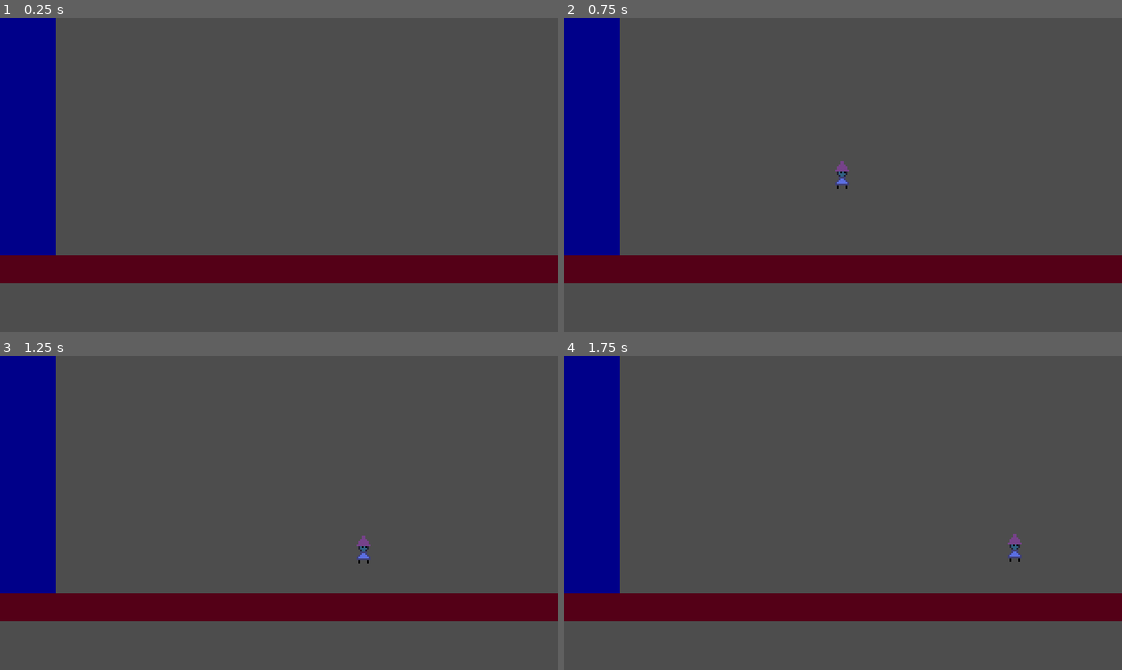
Above: before the commit, frames 1-4 (two rows, left to right).
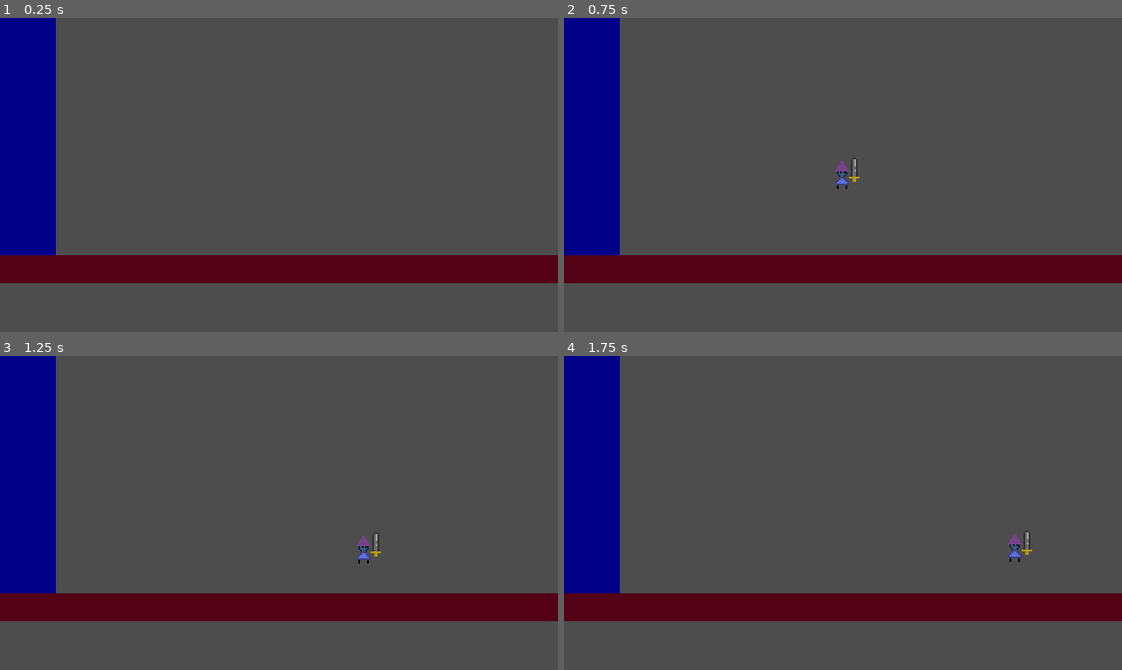
Above: after the commit, the same moments.

Repository: Vetle-Dyngeland/godot_platformer
Game: Godot game, scene res://scenes/world.tscn
The game is run twice, just before and just after one commit, with the same random seed, the same clock (stepped at 60 frames per second) and the same inputs.
Inputs:
- Up to frame 1 (0.25 s): no input
- Up to frame 2 (0.75 s): hold Right (move_right) from 0.53 s (still down); hold X (attack, bound only after the commit) from 0.53 s (still down)
- Up to frame 3 (1.25 s): keep holding Right (move_right); keep holding X (attack, bound only after the commit); tap C (jump) at 0.77, 0.8, 1.07 s
- Up to frame 4 (1.75 s): keep holding Right (move_right); release X (attack, bound only after the commit) at 1.28 s; tap C (jump) at 1.35, 1.52 s; tap X (attack, bound only after the commit) at 1.55 s

Frame 1 is identical in both runs. In frame 2, less than 0.1% of the frame differs, in the area x 51-53%, y 44-53%; in frame 3, less than 0.1%; in frame 4, less than 0.1%.

Commit message:
i dont remember it all lol
added incomplete base weapons script
added sprite flipping when turning around
cleaned up + improved(?) some movement scripts

Diff:
--- a/project.godot
+++ b/project.godot
@@ -53,6 +53,11 @@
 "events": [Object(InputEventKey,"resource_local_to_scene":false,"resource_name":"","device":-1,"window_id":0,"alt_pressed":false,"shift_pressed":false,"ctrl_pressed":false,"meta_pressed":false,"pressed":false,"keycode":0,"physical_keycode":67,"key_label":0,"unicode":99,"echo":false,"script":null)
 ]
 }
+attack={
+"deadzone": 0.5,
+"events": [Object(InputEventKey,"resource_local_to_scene":false,"resource_name":"","device":-1,"window_id":0,"alt_pressed":false,"shift_pressed":false,"ctrl_pressed":false,"meta_pressed":false,"pressed":false,"keycode":0,"physical_keycode":88,"key_label":0,"unicode":120,"echo":false,"script":null)
+]
+}
 
 [rendering]
 
--- a/scenes/player.tscn
+++ b/scenes/player.tscn
@@ -1,18 +1,39 @@
-[gd_scene load_steps=4 format=3 uid="uid://by85b6trln3hu"]
+[gd_scene load_steps=5 format=3 uid="uid://by85b6trln3hu"]
 
 [ext_resource type="Script" path="res://scripts/player/player.gd" id="1_a725r"]
 [ext_resource type="Texture2D" uid="uid://1nlj5cybuxvr" path="res://imports/sprites/test.png" id="2_u5wcy"]
+[ext_resource type="PackedScene" uid="uid://cxn4cc1nfeqgy" path="res://scenes/sword.tscn" id="3_2tw83"]
 
 [sub_resource type="RectangleShape2D" id="RectangleShape2D_eoy61"]
 size = Vector2(6, 14)
 
 [node name="Player" type="CharacterBody2D"]
 script = ExtResource("1_a725r")
+max_speed = null
+acceleration_force = null
+decceleration_force = null
+air_control_multi = null
+air_friction_multi = null
+max_speed_friction_multi = null
+turnaround_multi = null
+max_speed_acceleration_divi = null
+jump_force = null
+walljump_force = null
+jump_release_multi = null
+coyote_time = null
+jump_buffer_time = null
+held_down_gravity_multi = null
+terminal_fall_velocity = null
+held_down_fall_velocity_multi = null
 metadata/_edit_lock_ = true
 
 [node name="Sprite" type="Sprite2D" parent="."]
 texture = ExtResource("2_u5wcy")
 
+[node name="Sword" parent="Sprite" instance=ExtResource("3_2tw83")]
+position = Vector2(7, -4)
+metadata/_edit_group_ = true
+
 [node name="Collider" type="CollisionShape2D" parent="."]
 position = Vector2(0, 1)
 shape = SubResource("RectangleShape2D_eoy61")
--- /dev/null
+++ b/scenes/sword.tscn
@@ -0,0 +1,8 @@
+[gd_scene load_steps=3 format=3 uid="uid://cxn4cc1nfeqgy"]
+
+[ext_resource type="Texture2D" uid="uid://dx4b2eo1fdjbv" path="res://imports/sprites/sword_test.png" id="1_b7ve0"]
+[ext_resource type="Script" path="res://scripts/weapons/melee.gd" id="2_bgwyc"]
+
+[node name="Sword" type="Sprite2D"]
+texture = ExtResource("1_b7ve0")
+script = ExtResource("2_bgwyc")
--- a/scenes/world.tscn
+++ b/scenes/world.tscn
@@ -30,3 +30,19 @@
 
 [node name="Player" parent="." instance=ExtResource("1_xo1u8")]
 position = Vector2(152, 0)
+max_speed = null
+acceleration_force = null
+decceleration_force = null
+air_control_multi = null
+air_friction_multi = null
+max_speed_friction_multi = null
+turnaround_multi = null
+max_speed_acceleration_divi = null
+jump_force = null
+walljump_force = null
+jump_release_multi = null
+coyote_time = null
+jump_buffer_time = null
+held_down_gravity_multi = null
+terminal_fall_velocity = null
+held_down_fall_velocity_multi = null
--- a/scripts/player/movement/horizontal_movement.gd
+++ b/scripts/player/movement/horizontal_movement.gd
@@ -4,7 +4,9 @@
 var decceleration_force := 500.0 # Force applied when deccelerating
 var air_control_multi := 0.7 # How much acceleration is multiplied with when in the air
 var air_friction_multi := 0.1 # How much decceleration is multiplied with when in the air
+var max_speed_friction_multi := 0.5 # How much decceleration is multiplied with when above max speed and moving the same direction
 var turnaround_multi := 2.0 # How much acceleration is multiplied with when velocity and input does not match up
+var max_speed_acceleration_divi := 1.5 # How much acceleration is divided with (along with how much over the "max" is) when over "max" speed
 
 var _body: CharacterBody2D
 
@@ -16,7 +18,9 @@
     decceleration_force_: float,
     air_control_multi_: float,
     air_friction_multi_: float,
-    turnaround_multi_: float
+    max_speed_friction_multi_: float,
+    turnaround_multi_: float,
+    max_speed_acceleration_divi_: float,
     ):
     _body = character_body
     # If the given function property is not null, set the variable to the property
@@ -25,13 +29,20 @@
     if decceleration_force_: decceleration_force = decceleration_force_
     if air_control_multi_: air_control_multi = air_control_multi_
     if air_friction_multi_: air_friction_multi = air_friction_multi_
+    if max_speed_friction_multi_: max_speed_friction_multi = max_speed_friction_multi_
     if turnaround_multi_: turnaround_multi = turnaround_multi_
+    if max_speed_acceleration_divi_: max_speed_acceleration_divi = max_speed_acceleration_divi_
 
 func update(delta: float, direction: float):
     # If actually pressing keys
-    if abs(direction) > 0:
+    var should_accelerate = abs(direction) > 0
+    if should_accelerate:
         _accelerate(delta, direction)
-    else: _deccelerate(delta)
+
+    var should_deccelerate = abs(_body.velocity.x) > max_speed && sign(direction) == sign(_body.velocity.x) && _body.is_on_floor()
+
+    if !should_accelerate || should_deccelerate:
+        _deccelerate(delta, direction)
 
 func _accelerate(delta: float, direction: float):
     var accel = acceleration_force * delta
@@ -42,11 +53,21 @@
     if sign(direction) != sign(_body.velocity.x):
         accel *= turnaround_multi
 
+    # If moving faster than the max speed and moving in the same direction, you should
+    # accelerate slower
+    if abs(_body.velocity.x) > max_speed && sign(direction) == sign(_body.velocity.x):
+        _body.velocity.x += accel * direction / ((abs(max_speed) - abs(_body.velocity.x)) * max_speed_acceleration_divi)
+        return
+
     _body.velocity.x = move_toward(_body.velocity.x, max_speed * direction, accel)
 
-func _deccelerate(delta: float):
+func _deccelerate(delta: float, direction: float):
     var deccel = decceleration_force * delta
     if not _body.is_on_floor():
         deccel *= air_friction_multi
 
+    # If moving faster than the max speed, you should deccelerate slower
+    if abs(_body.velocity.x) > max_speed && sign(direction) == sign(_body.velocity.x):
+        deccel *= max_speed_friction_multi
+
     _body.velocity.x = move_toward(_body.velocity.x, 0, deccel)
--- a/scripts/player/movement/jumper.gd
+++ b/scripts/player/movement/jumper.gd
@@ -4,11 +4,15 @@
 var jump_release_multi := 0.35 # When you release jump after a jump, how much should y velocity be multiplied by
 var coyote_time := 0.175 # For how long can you jump after walked off a platform
 var jump_buffer_time := 0.2 # For how long can you jump before touching a platform
+var walljump_force := Vector2(300.0, 200.0)
 
 # MUTABLE
 var _coyote_timer := 0.0 # The timer related to coyote_time
+var _wall_coyote_timer := 0.0 # The timer related to coyote_time
 var _jump_buffer := 0.0 # The timer related to jump_buffer_time
+
 var _can_release_jump := false # If you can release jump after the jump or not, turns false when y velocity is more than zero and when you release jump
+var _current_wall_normal = 0
 
 # EXTERNAL REFERENCES
 var _body: CharacterBody2D # The physics body the movement is applied to
@@ -18,7 +22,8 @@
     jump_force_: float,
     jump_release_multi_: float,
     coyote_time_: float,
-    jump_buffer_time_: float
+    jump_buffer_time_: float,
+    walljump_force_: Vector2
     ):
     _body = character_body
     # If the given function property is not null, set the variable to the property
@@ -26,6 +31,7 @@
     if jump_release_multi_: jump_release_multi = jump_release_multi_
     if coyote_time_: coyote_time = coyote_time_
     if jump_buffer_time_: jump_buffer_time = jump_buffer_time_
+    if walljump_force_: walljump_force = walljump_force_
 
 # input is of type res://scripts/player/input.gd/InputAction
 func update(delta: float, input):
@@ -33,18 +39,27 @@
     _handle_jump_release(input)
 
     # If grounded and pressed jump, then jump
-    var should_jump = _coyote_timer < coyote_time && _jump_buffer < jump_buffer_time
+    var should_jump := _coyote_timer < coyote_time && _jump_buffer < jump_buffer_time
     if should_jump:
         jump(Vector2.UP * jump_force)
+
+    var should_walljump := _wall_coyote_timer < coyote_time && _jump_buffer < jump_buffer_time
+    if should_walljump:
+        jump(Vector2(_current_wall_normal, -1) * walljump_force)
 
 func _jump_timers(delta: float, input):
     _jump_buffer += delta
     _coyote_timer += delta
+    _wall_coyote_timer += delta
     if input.just_pressed():
         _jump_buffer = 0.0
 
     if _body.is_on_floor():
         _coyote_timer = 0.0
+
+    if _body.is_on_wall():
+        _wall_coyote_timer = 0.0
+        _current_wall_normal = _body.get_wall_normal().x
 
     if _body.velocity.y > 0.0:
         _can_release_jump = false
@@ -59,6 +74,7 @@
 func jump(jump_force: Vector2):
     # Reset timers
     _coyote_timer = coyote_time
+    _wall_coyote_timer = coyote_time
     _jump_buffer = jump_buffer_time
     _can_release_jump = true
 
--- a/scripts/player/player.gd
+++ b/scripts/player/player.gd
@@ -6,10 +6,13 @@
 @export var decceleration_force := 500.0 # Force applied when deccelerating
 @export var air_control_multi := 0.7 # How much acceleration is multiplied with when in the air
 @export var air_friction_multi := 0.1 # How much decceleration is multiplied with when in the air
+@export var max_speed_friction_multi := 0.5 # How much decceleration is multiplied with when above max speed and moving the same direction
 @export var turnaround_multi := 2.0 # How much acceleration is multiplied with when velocity and input does not match up
+@export var max_speed_acceleration_divi := 1.5 # How much acceleration is divided with (along with how much over the "max" is) when over "max" speed
 
 @export_category("Jumper")
 @export var jump_force := 250.0
+@export var walljump_force := Vector2(250.0, 200.0)
 @export var jump_release_multi := 0.35
 @export var coyote_time := 0.175
 @export var jump_buffer_time := 0.2
@@ -19,35 +22,58 @@
 @export var terminal_fall_velocity := 400.0 # Max speed you can fall
 @export var held_down_fall_velocity_multi := 1.5 # How much terminal velocity increases when you hold "move_down"
 
-var input = PlayerInputs.new();
+var input: PlayerInputs
+var horizontal_movement: HorizontalMovement
+var jumper: Jumper
+var gravity: Gravity
+var visuals: PlayerVisuals
 
-var horizontal_movement = HorizontalMovement.new(
-    $".",
-    max_speed,
-    acceleration_force,
-    decceleration_force,
-    air_control_multi,
-    air_friction_multi,
-    turnaround_multi
-)
+func _ready() -> void:
+    input = PlayerInputs.new();
 
-var jumper = Jumper.new(
-    $".",
-    jump_force,
-    jump_release_multi,
-    coyote_time,
-    jump_buffer_time
-)
+    horizontal_movement = HorizontalMovement.new(
+        $".",
+        max_speed,
+        acceleration_force,
+        decceleration_force,
+        air_control_multi,
+        air_friction_multi,
+        max_speed_friction_multi,
+        turnaround_multi,
+        max_speed_acceleration_divi
+    )
 
-var gravity = Gravity.new(
-    $".",
-    held_down_gravity_multi,
-    terminal_fall_velocity,
-    held_down_fall_velocity_multi
-)
+    jumper = Jumper.new(
+        $".",
+        jump_force,
+        jump_release_multi,
+        coyote_time,
+        jump_buffer_time,
+        walljump_force
+    )
+
+    gravity = Gravity.new(
+        $".",
+        held_down_gravity_multi,
+        terminal_fall_velocity,
+        held_down_fall_velocity_multi
+    )
+
+    var sprite: Sprite2D = null
+    for child in get_children():
+        if child is Sprite2D:
+            sprite = child
+    if sprite == null:
+        print("You need a Sprite2D attached to the player")
+
+    visuals = PlayerVisuals.new(
+        sprite,
+    )
+
 
 func _process(_delta: float) -> void:
     input.update()
+    visuals.update(input.horizontal_input.get_input())
 
 func _physics_process(delta: float) -> void:
     horizontal_movement.update(delta, input.horizontal_input.get_input())
--- /dev/null
+++ b/scripts/player/visuals.gd
@@ -0,0 +1,23 @@
+class_name PlayerVisuals
+
+var _sprite: Sprite2D
+
+func _init(sprite: Sprite2D):
+    _sprite = sprite
+
+func update(input: float) -> void:
+    var should_flip_sprite = input < 0 != _sprite.flip_h
+
+    if should_flip_sprite:
+        _flip_sprite(input)
+
+func _flip_sprite(input: float):
+    _sprite.flip_h = input < 0
+
+    for child in _sprite.get_children():
+        if !(child is Node2D): continue
+
+        child.position.x = -child.position.x
+
+        if !(child is Sprite2D): continue
+        child.flip_h = input < 0
--- /dev/null
+++ b/scripts/weapons/melee.gd
@@ -0,0 +1,5 @@
+class_name MeleeWeapon extends Weapon
+
+func _process(delta: float) -> void:
+    print("Melee")
+    super(delta)
--- /dev/null
+++ b/scripts/weapons/weapon.gd
@@ -0,0 +1,20 @@
+class_name Weapon extends Node2D
+
+@export var damage := 10.0
+@export var attack_rate := 2
+@export var keep_attacking_while_held := false
+
+var attacking = false
+
+func _process(_delta: float) -> void:
+    if should_attack():
+        attack()
+
+func should_attack() -> bool:
+    if keep_attacking_while_held:
+        return Input.is_action_pressed("attack", false)
+    else: return Input.is_action_just_pressed("attack", false)
+
+func attack():
+    attacking = true
+    attacking = false
Binary file added: imports/sprites/sword_test.png
Not shown, added: imports/sprites/sword_test.png.import
